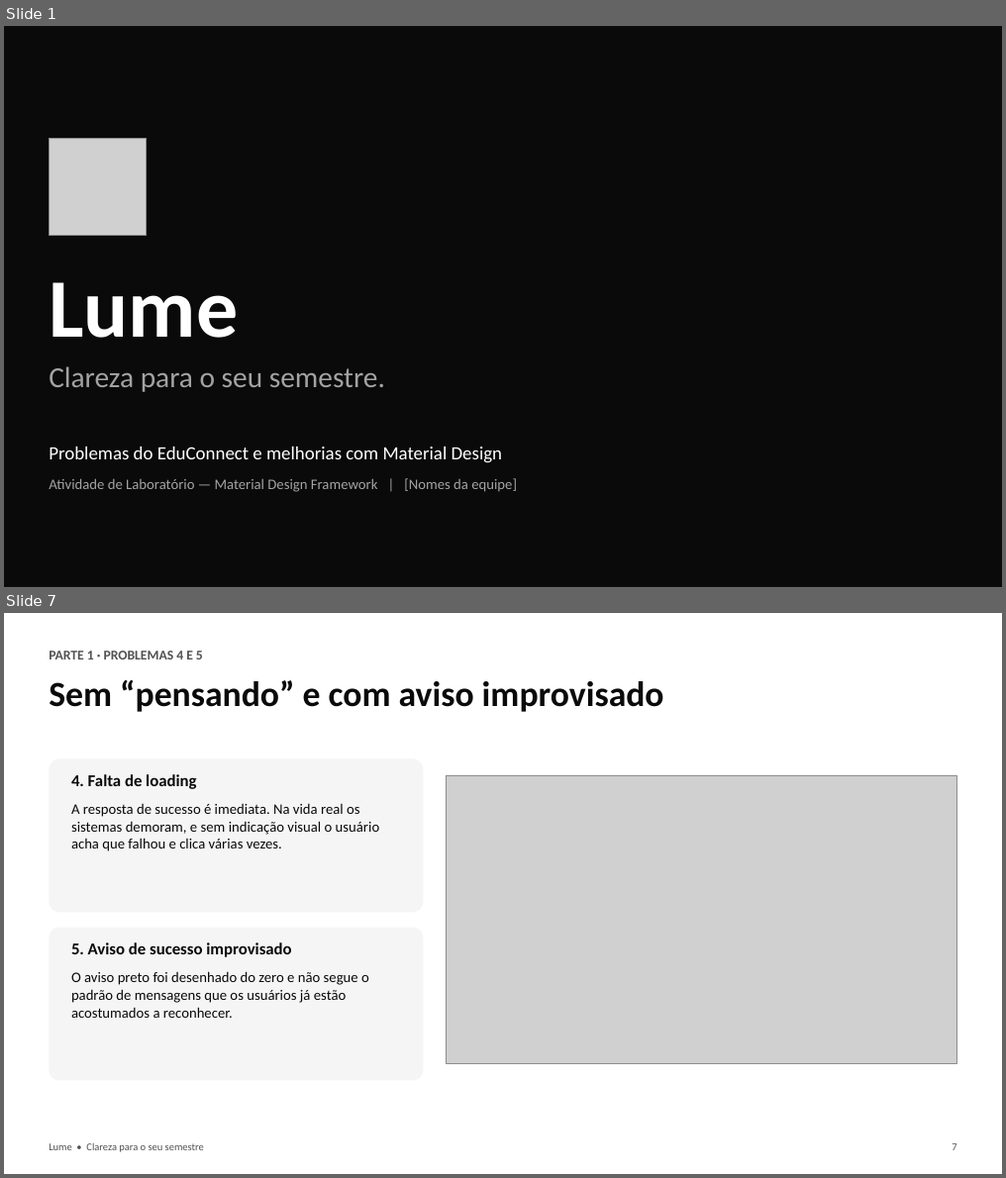
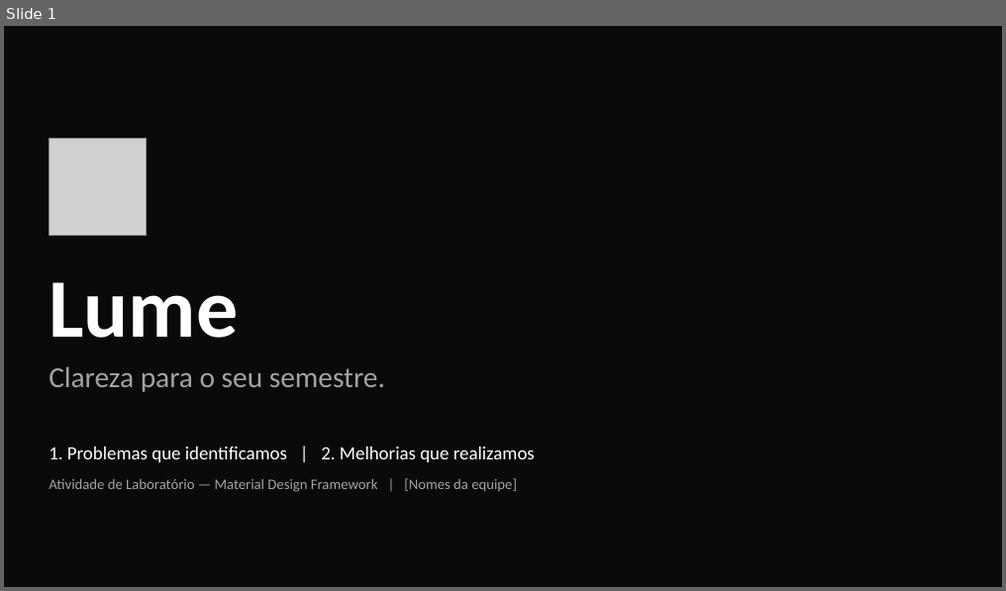
Before and after one commit to Tavimmm21/educonnect, a slide deck: entrega/Lume-Apresentacao-do-projeto.pptx. Shown one above the other, each under a label of ours: slides 1 and 7 before the commit, slide 1 after it; the slides between them are not shown. The pictures are 1006x1178 and 1006x591 pixels, drawn with LibreOffice and Linux fonts; fonts in the diff are those of the drawing; grey boxes stand for pictures. Boxes give left, top, right and bottom in pixels: in the first picture for what was removed or moved away, otherwise in the second. Text is boxed around its words. In the diff, an @@ line names an element or a change of style, - is before the commit and + after.

```diff
--- a/entrega/Lume-Apresentacao-do-projeto.pptx
+++ b/entrega/Lume-Apresentacao-do-projeto.pptx
@@ slide 7 removed at bbox=[4, 613, 1002, 1174], background #FFFFFF @@
@@ text removed at bbox=[49, 651, 203, 660] @@
-PARTE 1 · PROBLEMAS 4 E 5
@@ text removed at bbox=[49, 680, 664, 712] @@
-Sem “pensando” e com aviso improvisado
@@ rounded rectangle removed at bbox=[49, 759, 423, 912] @@
@@ text removed at bbox=[71, 774, 196, 789] @@
-4. Falta de loading
@@ picture removed at bbox=[446, 776, 957, 1063] @@
@@ text removed at bbox=[71, 803, 380, 852] @@
-A resposta de sucesso é imediata. Na vida real os sistemas demoram, e sem indicação visual o usuário acha que falhou e clica várias vezes.
@@ rounded rectangle removed at bbox=[49, 928, 423, 1081] @@
@@ text removed at bbox=[71, 943, 291, 958] @@
-5. Aviso de sucesso improvisado
@@ text removed at bbox=[71, 971, 369, 1018] @@
-O aviso preto foi desenhado do zero e não segue o padrão de mensagens que os usuários já estão acostumados a reconhecer.
@@ text removed at bbox=[49, 1144, 204, 1153] @@
-Lume • Clareza para o seu semestre
@@ text removed at bbox=[951, 1144, 956, 1151] @@
-7
@@ slide 1 changed as well @@
@@ text at bbox=[49, 447, 535, 463]: text changed @@
-Problemas do EduConnect e melhorias com Material Design
+1. Problemas que identificamos | 2. Melhorias que realizamos
```
Also in this commit, not shown: 4 other slides changed, 3 slides added, 17 other slides removed, 1 other file.
